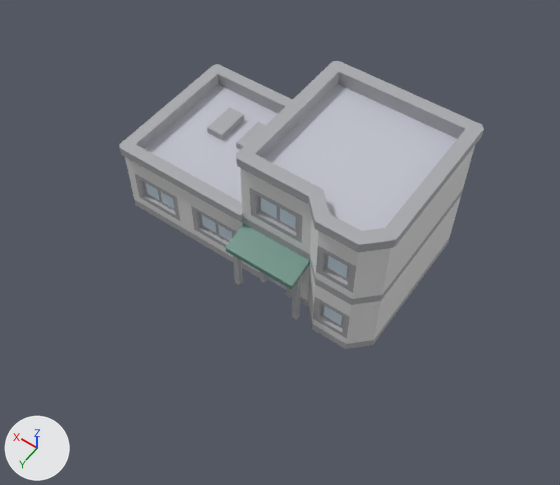
Renders of the Blender file Assets/Models/restraunt/restraunt.blend from each side of a commit.
Both versions are drawn from a 50 mm camera at (-1.59, 2.3, 3.4) aimed at (-0.13, 0.26, 0.2). Arrows for +X, +Y and +Z are at lower left; the lights stay in place.

The first picture shows 'restraunt'.
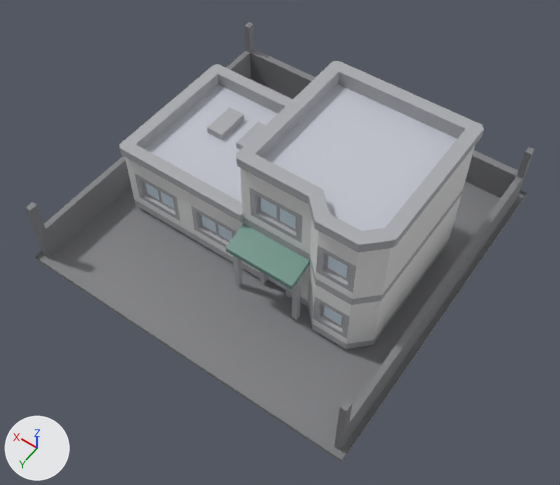
Location of each change, [x1, y1, x2, y2] in pixels of the pictures (560 x 485 px):
'restraunt', reshaped (40% wider, 53% taller): before [120, 61, 484, 349]; after [25, 22, 535, 463]
part 1 of me_id13, added: after [25, 22, 535, 463]

What changed in the scene script:
```text
Change me_id13:
    used by ob_restraunt; location = (0.0, 0.0, 0.0); rotation_euler = (1.571, 0.0, 0.0), in degrees (90, 0, 0)
    remove me_id13.from_pydata(...)  # 1079 vertices, 694 faces; spans x -0.82..0.82, y 0.0..0.88, z -0.55..0.42
    add me_id13.from_pydata(...)  # 1177 vertices, 783 faces; spans x -1.0..1.0, y -0.03..0.88, z -1.0..1.0
    me_id13 part 1: a new loose piece of 98 vertices spanning x -1.0..1.0, y -0.03..0.38, z -1.0..1.0, in mat_restraunt (picture img_restraunt)
```
